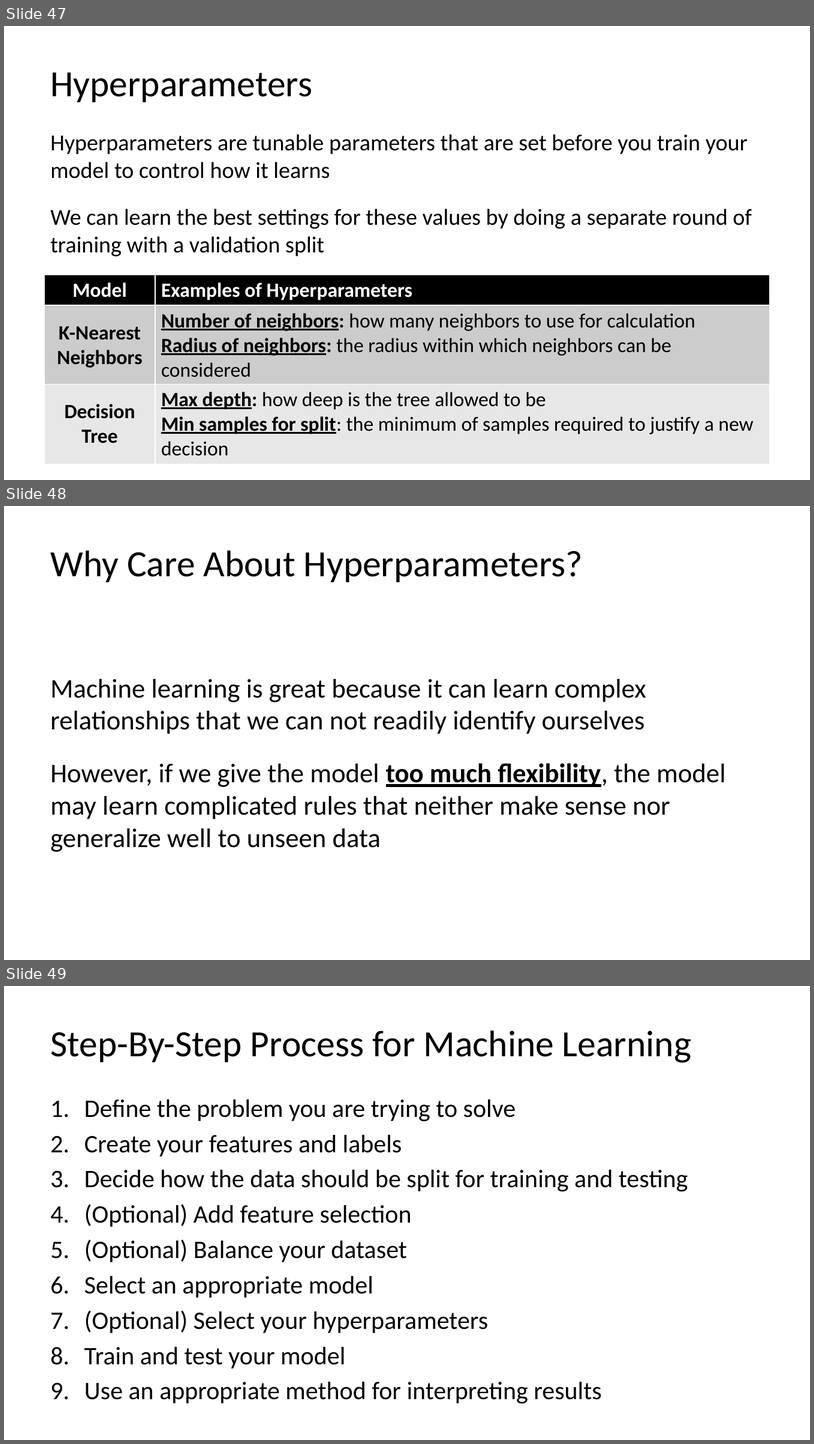
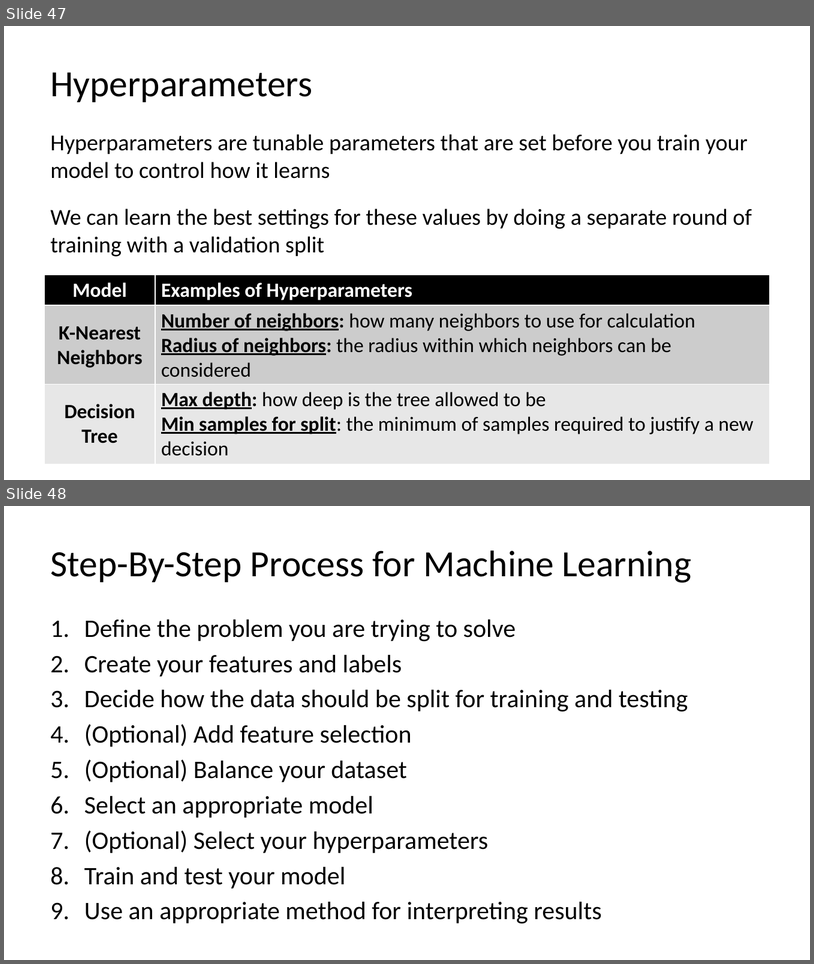
Before and after one commit to C4M-UofT/C4M-UofT.github.io, a slide deck: lectures/winter/6_ml_workflow/MachineLearning_tutorial.pptx. Shown one above the other, each under a label of ours: slides 47, 48 and 49 before the commit, slides 47 and 48 after it. The pictures are 814x1444 and 814x964 pixels, drawn with LibreOffice and Linux fonts; fonts in the diff are those of the drawing. Boxes give left, top, right and bottom in pixels: in the first picture for what was removed or moved away, otherwise in the second. Text is boxed around its words. In the diff, an @@ line names an element or a change of style, - is before the commit and + after.

Commit message:
fixing ppt

```diff
--- a/lectures/winter/6_ml_workflow/MachineLearning_tutorial.pptx
+++ b/lectures/winter/6_ml_workflow/MachineLearning_tutorial.pptx
@@ slide 48 removed at (4,506,810,960), background #FFFFFF @@
@@ title removed at (50,550,583,582) @@
-Why Care About Hyperparameters?
@@ text removed at (50,679,726,852) @@
-Machine learning is great because it can learn complex relationships that we can not readily identify ourselves
-However, if we give the model too much flexibility, the model may learn complicated rules that neither make sense nor generalize well to unseen data
@@ what was slide 49 is now slide 48 @@
```
